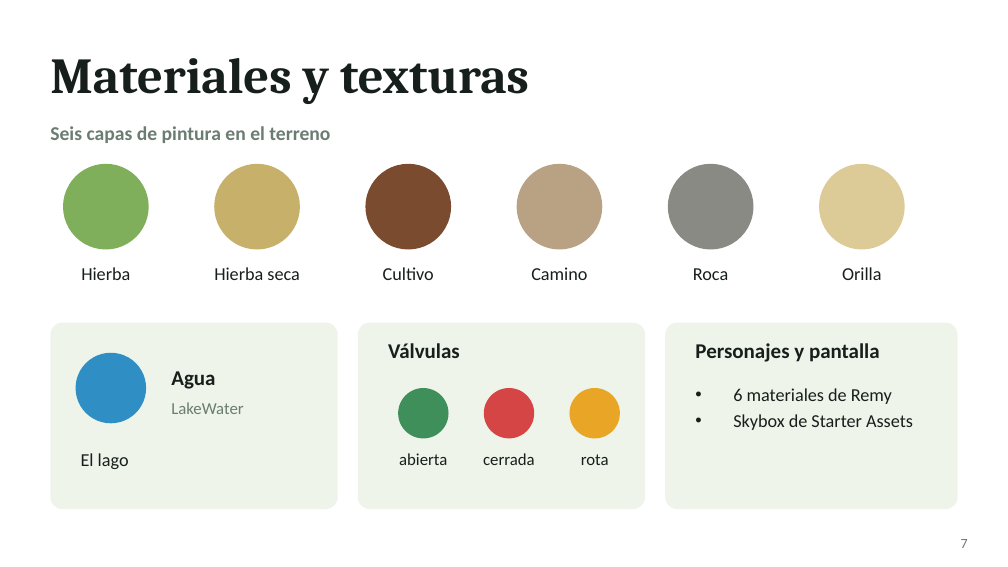
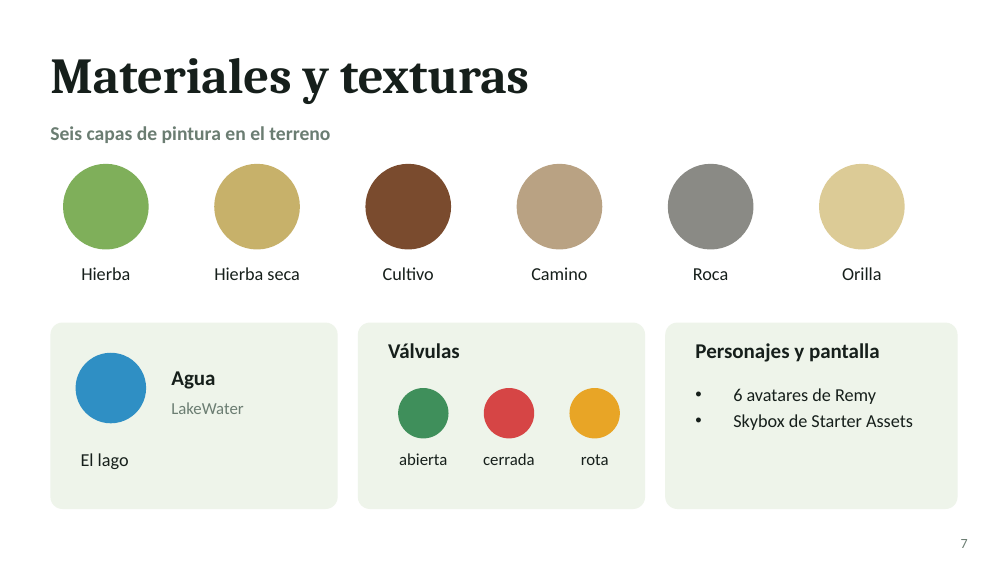
Before and after one commit to JorgeCarrascoF/SmartFarm, a slide deck: slide 7 of docs/Smart Farm - Presentación.pptx. Drawn at 1008x567 pixels with LibreOffice and Linux fonts; fonts in the diff are those of the drawing. Boxes give left, top, right and bottom in pixels: in the first picture for what was removed or moved away, otherwise in the second. Text is boxed around its words. In the diff, an @@ line names an element or a change of style, - is before the commit and + after.

```diff
--- a/docs/Smart Farm - Presentación.pptx
+++ b/docs/Smart Farm - Presentación.pptx
@@ text at (733,388,876,404): text changed @@
-• 6 materiales de Remy
+• 6 avatares de Remy
```
Also in this commit, not shown: 7 other slides changed, 2 other files.
